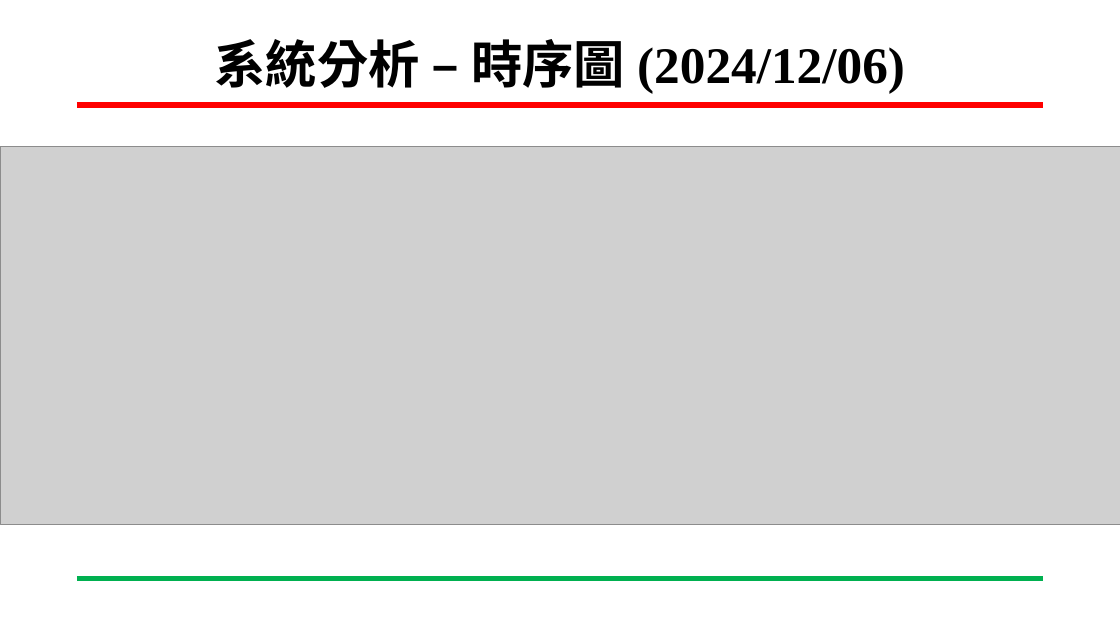
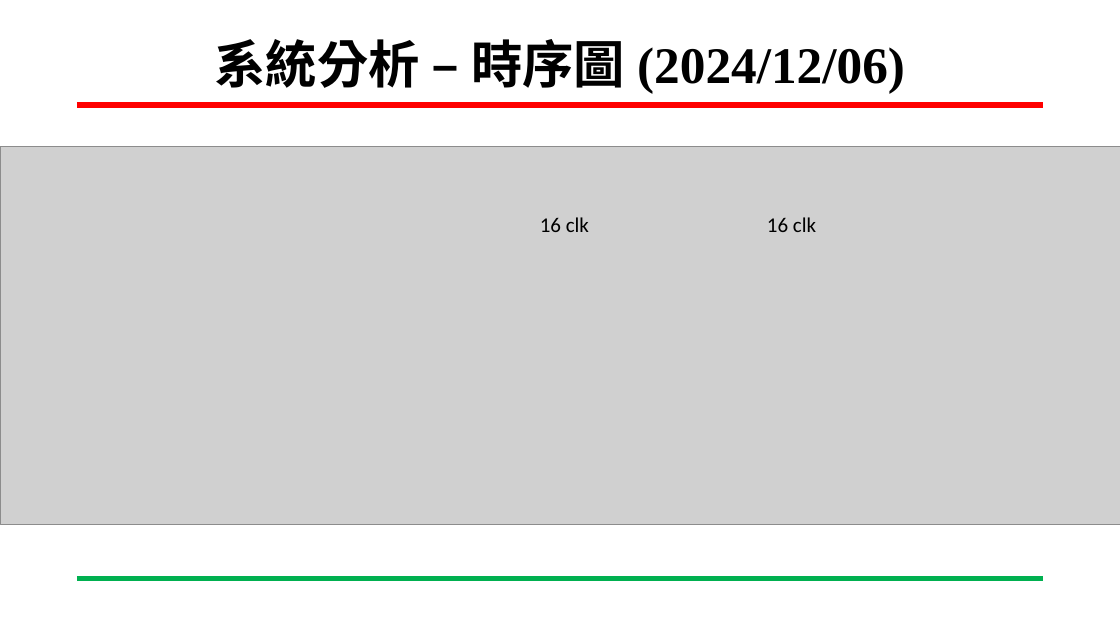
Before and after one commit to chjason123/SoC_, a slide deck: slide 11 of 專案進度報告_陳冠華_20241213.pptx. Drawn at 1120x630 pixels with LibreOffice and Linux fonts; fonts in the diff are those of the drawing; grey boxes stand for pictures; background and template pictures are left out. Boxes give left, top, right and bottom in pixels: in the first picture for what was removed or moved away, otherwise in the second. Text is boxed around its words. In the diff, an @@ line names an element or a change of style, - is before the commit and + after.

```diff
--- a/專案進度報告_陳冠華_20241213.pptx
+++ b/專案進度報告_陳冠華_20241213.pptx
@@ text added at bbox=[540, 217, 589, 232], 18 pt, text #000000 @@
+16 clk
@@ text added at bbox=[767, 217, 816, 232], 18 pt, text #000000 @@
+16 clk
```
Also in this commit, not shown: 5 other slides changed, 1 other file.
